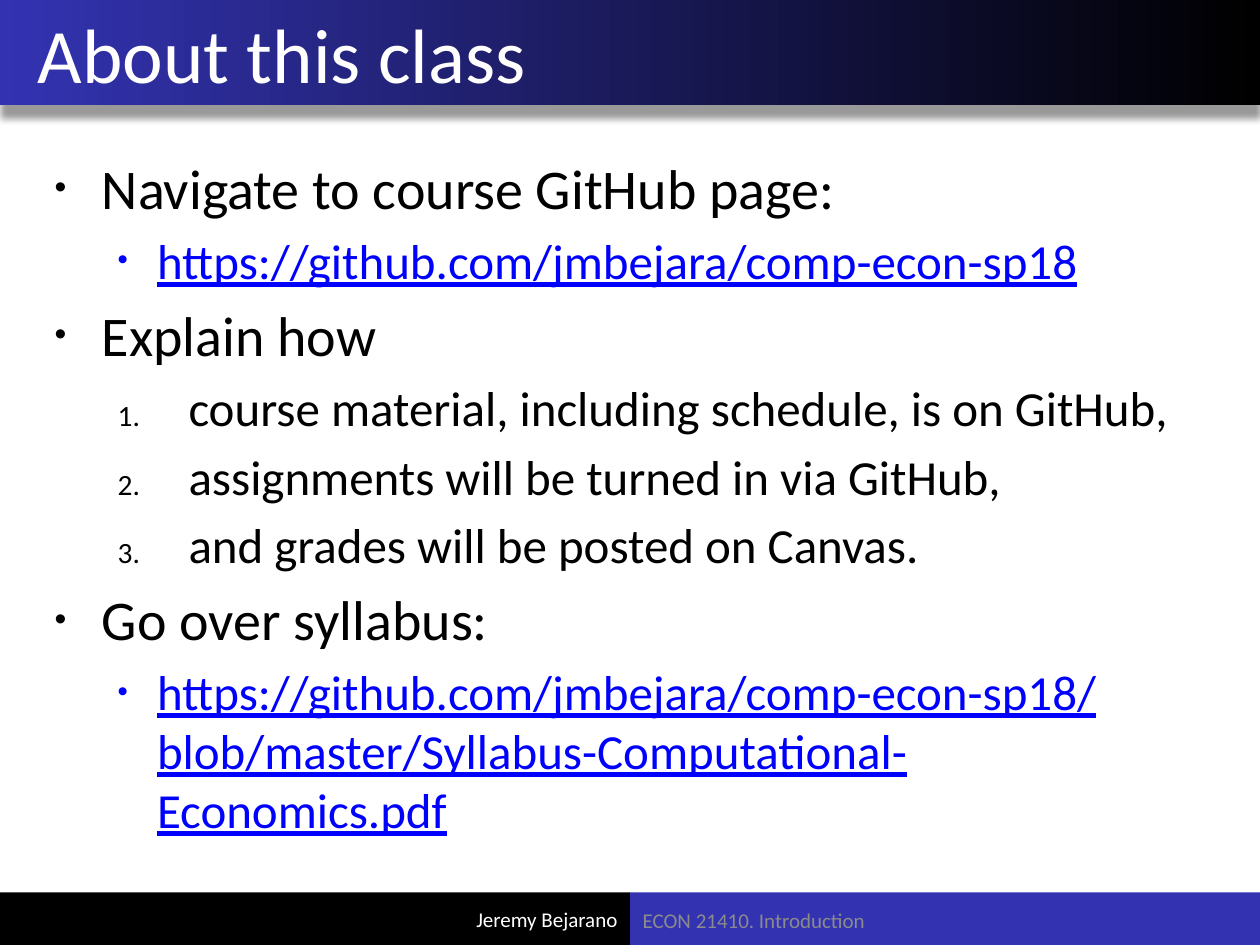
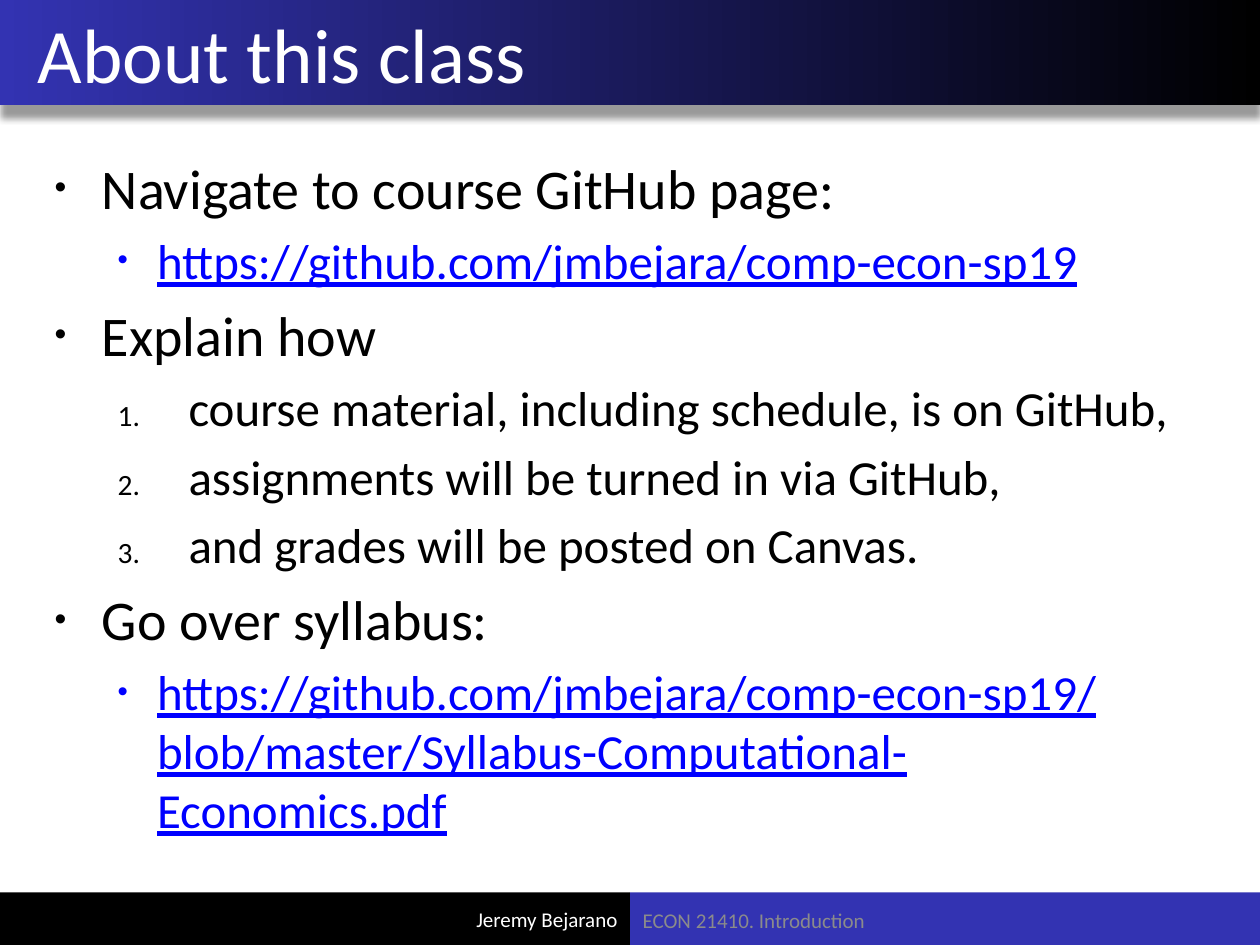
Before and after one commit to jmbejara/comp-econ-sp19, a slide deck: slide 6 of lectures/4-02_Introduction/introduction-to-class.pptx. Drawn at 1260x945 pixels with LibreOffice and Linux fonts; fonts in the diff are those of the drawing. Boxes give left, top, right and bottom in pixels: in the first picture for what was removed or moved away, otherwise in the second. Text is boxed around its words. In the diff, an @@ line names an element or a change of style, - is before the commit and + after.

```diff
--- a/lectures/4-02_Introduction/introduction-to-class.pptx
+++ b/lectures/4-02_Introduction/introduction-to-class.pptx
@@ text at [157, 245, 1077, 288]: text changed @@
-  • https://github.com/jmbejara/comp-econ-sp18
+  • https://github.com/jmbejara/comp-econ-sp19
@@ text at [157, 676, 1096, 836]: text changed @@
-  • https://github.com/jmbejara/comp-econ-sp18/blob/master/Syllabus-Computational-Economics.pdf
+  • https://github.com/jmbejara/comp-econ-sp19/blob/master/Syllabus-Computational-Economics.pdf
```
Also in this commit, not shown: 4 other slides changed, 1 other file.
